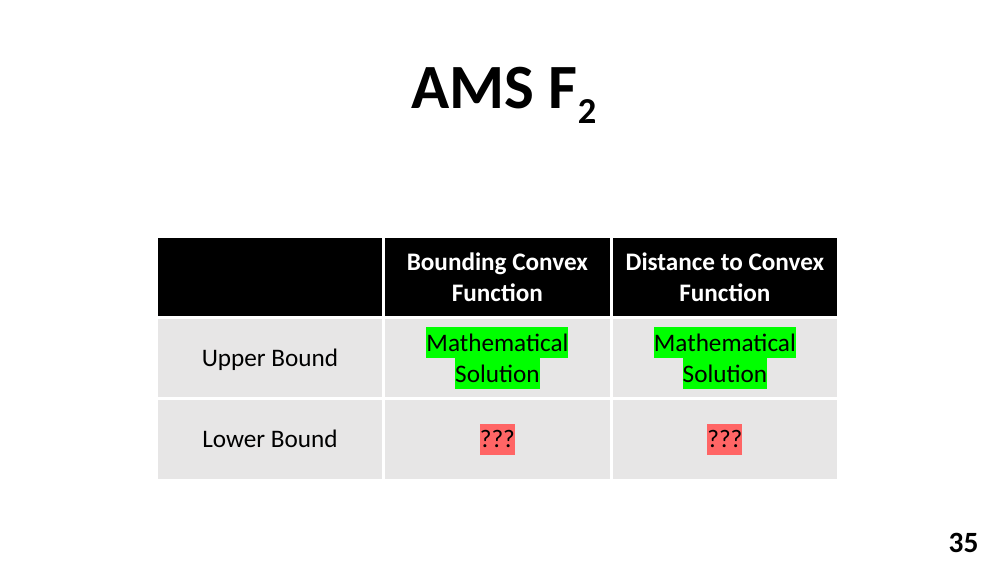
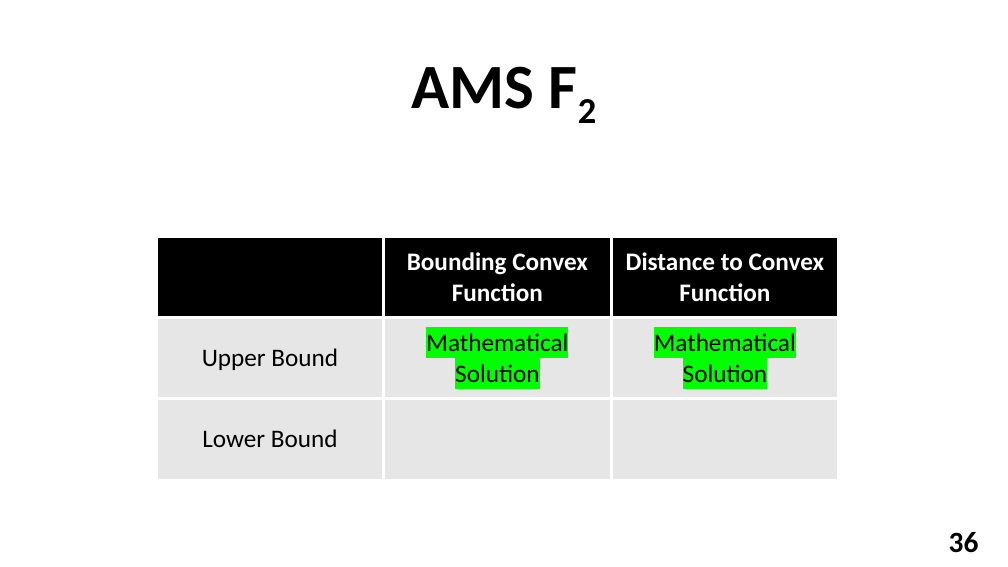
Before and after one commit to YuvalAlf/Distributed-Monitoring, a slide deck: slide 36 of What We Did So Far Dec 2018.pptx (slide 35 before the commit). Drawn at 1008x567 pixels with LibreOffice and Linux fonts; fonts in the diff are those of the drawing; grey boxes stand for pictures; background and template pictures are left out. Boxes give left, top, right and bottom in pixels: in the first picture for what was removed or moved away, otherwise in the second. Text is boxed around its words. In the diff, an @@ line names an element or a change of style, - is before the commit and + after.

```diff
--- a/What We Did So Far Dec 2018.pptx
+++ b/What We Did So Far Dec 2018.pptx
@@ table at (x1=157, y1=237, x2=839, y2=480) @@
-row 3, column 2: ???
+row 3, column 2: 
-row 3, column 3: ???
+row 3, column 3: 
@@ page number at (x1=949, y1=532, x2=979, y2=553): text changed @@
-35
+36
```
Also in this commit, not shown: 3 other slides changed, 16 slides added.
